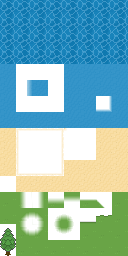
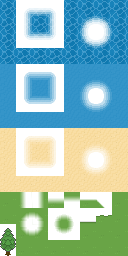
Revision of a layered 128x256 image; what changed, layer by layer:
renamed "foam" to "Layer 5", hid it, moved it above "small tree", painted on it over [0, 0, 112, 192]
removed group "sand and foam" (63 layers) over [0, 128, 112, 192]
moved "sand" (1st of 13) out of group "sand and foam" over [0, 128, 112, 192]
added layer "sand copy 4" in group "sand" over [0, 176, 16, 192]
moved "foam" (1st of 2) out of group "sand and foam" over [16, 72, 104, 176]
removed layer "foam copy 6" (2nd of 3, in "sand and foam" › "foam") from group "foam" over [63, 144, 64, 160]
removed layer "foam copy 5" from group "foam" over [16, 160, 17, 176]
removed layer "foam copy 4" from group "foam" over [16, 144, 17, 160]
removed layer "foam copy 3" from group "foam" over [16, 128, 17, 144]
added layer "outside foam corner copy 3" in group "foam" over [98, 98, 104, 104]
added layer "outside foam corner copy 2" in group "foam" over [96, 88, 104, 96]
added layer "outside foam corner copy" in group "foam" over [88, 88, 96, 96]
added layer "outside foam corner" in group "foam" over [88, 96, 96, 104]
added layer "inside corner foam copy 3" in group "foam" over [24, 72, 32, 80]
added layer "inside corner foam copy 2" in group "foam" over [48, 72, 56, 80]
added layer "inside corner foam copy" in group "foam" over [48, 96, 56, 104]
added layer "inside corner foam" in group "foam" over [24, 96, 32, 104]
painted on "foam" (2nd of 2, in "foam") over [23, 80, 63, 129]
